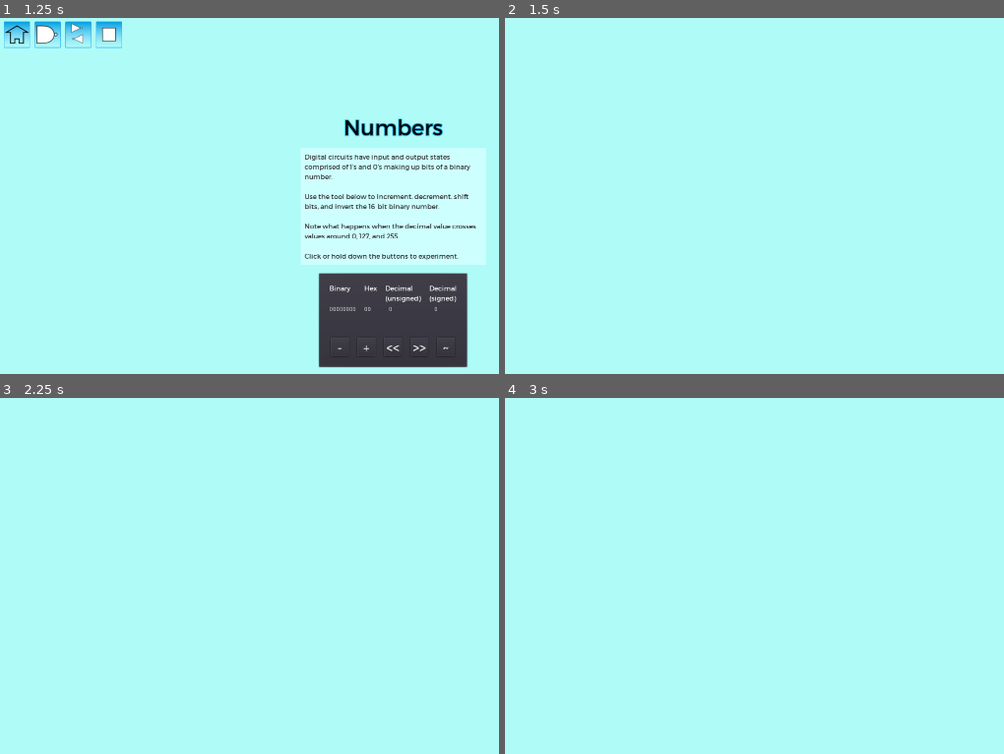
Above: before the commit, frames 1-4 (two rows, left to right).
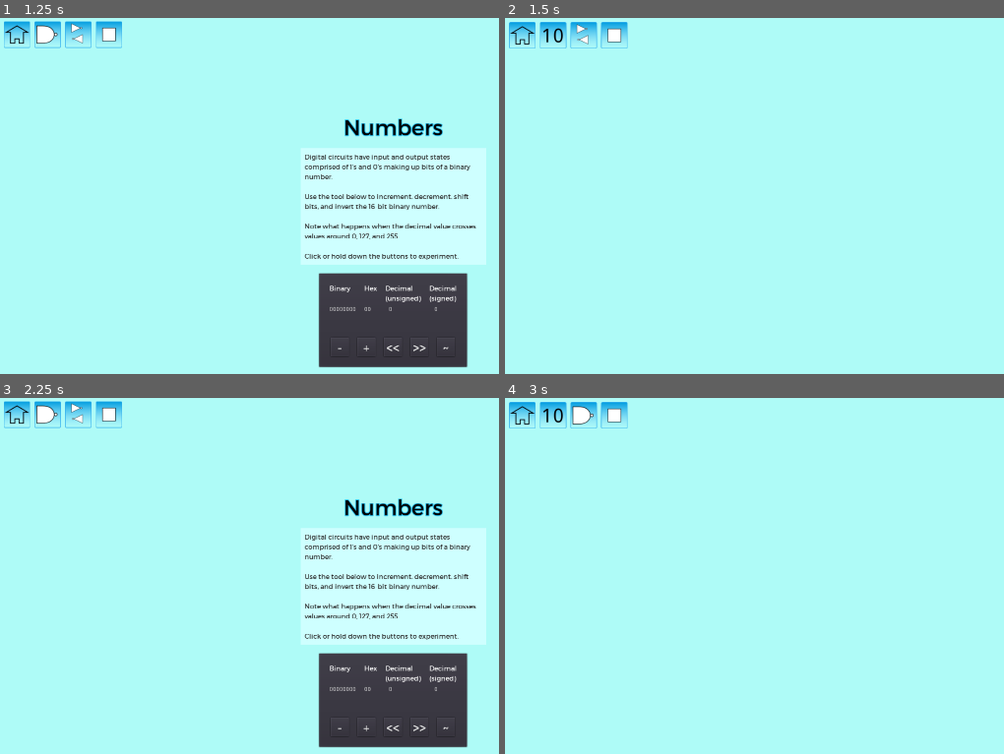
Above: after the commit, the same moments.

Repository: andrew-wilkes/digital-logic
Game: Godot game, scene res://Main.tscn
Two runs of this game, one before a commit and one after it. Both use one fixed random seed, a clock stepped at 60 frames per second and the inputs below.
Inputs (mouse positions are in pixels of both pictures, inside the frame that each line leads up to):
- Up to frame 1 (1.25 s): click (394, 196) at 0.5 s
- Up to frame 2 (1.5 s): click (554, 35) at 1.25 s
- Up to frame 3 (2.25 s): click (49, 415) at 2.02 s
- Up to frame 4 (3 s): click (584, 415) at 2.77 s

Frame 1 is identical in both runs. In frame 2, 1.3% of the frame differs, in the area x 0-25%, y 1-9%; in frame 3, 22%, in the area x 0-98%, y 0-99%; in frame 4, 1.3%.

Commit message:
Add buttons to scenes

Diff:
--- a/game/Circuits.tscn
+++ b/game/Circuits.tscn
@@ -1,5 +1,13 @@
-[gd_scene format=2]
+[gd_scene load_steps=2 format=2]
 
-[node name="Projects" type="CenterContainer"]
+[ext_resource path="res://Buttons.tscn" type="PackedScene" id=1]
+
+[node name="Circuits" type="Control"]
 anchor_right = 1.0
 anchor_bottom = 1.0
+__meta__ = {
+"_edit_use_anchors_": false
+}
+
+[node name="Buttons" parent="." instance=ExtResource( 1 )]
+page_id = 3
--- a/game/Gates.tscn
+++ b/game/Gates.tscn
@@ -1,5 +1,10 @@
-[gd_scene format=2]
+[gd_scene load_steps=2 format=2]
 
-[node name="Projects" type="CenterContainer"]
+[ext_resource path="res://Buttons.tscn" type="PackedScene" id=1]
+
+[node name="Projects" type="Control"]
 anchor_right = 1.0
 anchor_bottom = 1.0
+
+[node name="Buttons" parent="." instance=ExtResource( 1 )]
+page_id = 2
--- a/game/Numbers.gd
+++ b/game/Numbers.gd
@@ -1,4 +1,4 @@
-extends Container
+extends Control
 
 var number = 0
 var delta = 0
--- a/game/Numbers.tscn
+++ b/game/Numbers.tscn
@@ -8,7 +8,7 @@
 [ext_resource path="res://center.gd" type="Script" id=6]
 [ext_resource path="res://assets/big_button_font.tres" type="DynamicFont" id=7]
 
-[node name="Numbers" type="Container"]
+[node name="Numbers" type="Control"]
 anchor_right = 1.0
 anchor_bottom = 1.0
 margin_left = -1.0
@@ -16,9 +16,6 @@
 margin_right = -1.0
 margin_bottom = -2.0
 script = ExtResource( 1 )
-__meta__ = {
-"_edit_use_anchors_": false
-}
 
 [node name="VBox" type="VBoxContainer" parent="."]
 margin_left = 726.0
--- a/game/Systems.tscn
+++ b/game/Systems.tscn
@@ -1,8 +1,10 @@
-[gd_scene format=2]
+[gd_scene load_steps=2 format=2]
 
-[node name="Projects" type="CenterContainer"]
+[ext_resource path="res://Buttons.tscn" type="PackedScene" id=1]
+
+[node name="Systems" type="Control"]
 anchor_right = 1.0
 anchor_bottom = 1.0
-__meta__ = {
-"_edit_use_anchors_": false
-}
+
+[node name="Buttons" parent="." instance=ExtResource( 1 )]
+page_id = 4
